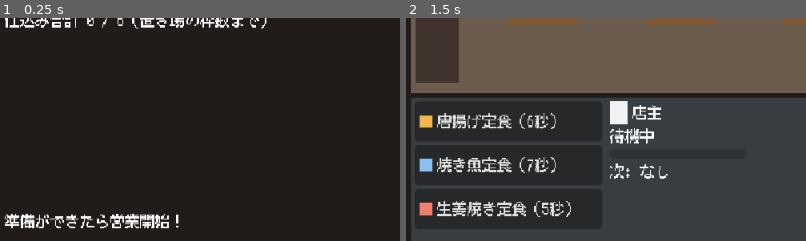
Above: before the commit, frames 1-2 (left to right).
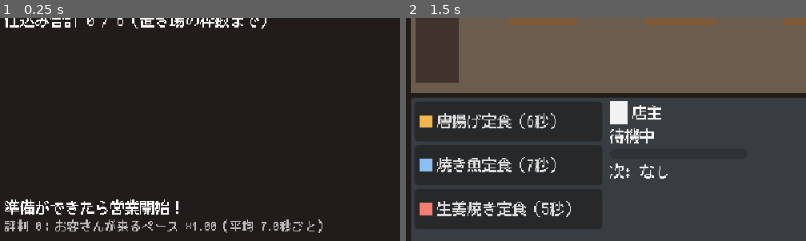
Above: after the commit, the same moments.

Repository: ramen07310182/Kitchen-Battlefield
Game: Godot game, scene res://scenes/main/main.tscn
Same seed, same stepped clock (60 frames per second), same inputs: the game is played once before the commit and once after it.
Inputs (mouse positions are % of the whole screen's width and height, from its top left):
- Up to frame 1 (0.25 s): no input
- Up to frame 2 (1.5 s): click "営業開始" at 0.5 s; click (17, 36) at 1.27 s
The pictures show only the part of the screen within x 0-50%, y 48-98%; the shares and areas given below are measured in that part.

The runs differ from the first frame. In frame 1, 4.3% of the frame differs, in the area x 1-81%, y 81-97%; in frame 2, nothing differs.

Commit message:
評判が高いほど来店間隔を短くする
- game_config.tres に interval_reduction_per_reputation（評判1あたり0.4%短縮）と
  min_interval_scale（下限0.5倍）を追加
- 来店間隔の倍率は営業開始時の評判で決め、その日の間は変えない
- 営業準備画面に「お客さんが来るペース」を表示

Co-Authored-By: Claude Opus 5.5 <noreply@anthropic.com>

Diff:
--- a/data/game_config.tres
+++ b/data/game_config.tres
@@ -22,6 +22,8 @@
 favorite_weight = 3.0
 shelf_capacity = 6
 end_delay = 1.5
+interval_reduction_per_reputation = 0.004
+min_interval_scale = 0.5
 other_expense = 2000
 great_ratio = 0.35
 good_ratio = 0.7
--- a/scenes/business/business.gd
+++ b/scenes/business/business.gd
@@ -43,7 +43,7 @@
 	_spawner.spawn_requested.connect(_on_spawn_requested)
 
 	_on_shelf_changed()
-	_spawner.start(_config, menu)
+	_spawner.start(_config, menu, GameState.reputation)
 
 
 func _process(delta: float) -> void:
--- a/scenes/business/customer_spawner.gd
+++ b/scenes/business/customer_spawner.gd
@@ -10,11 +10,14 @@
 var _config: GameConfig
 var _menu: Array[DishData] = []
 var _timer: float = 0.0
+## 来店間隔の倍率（評判が高いほど小さい）。営業開始時の評判で決め、その日の間は変えない
+var _interval_scale: float = 1.0
 
 
-func start(config: GameConfig, menu: Array[DishData]) -> void:
+func start(config: GameConfig, menu: Array[DishData], reputation: int) -> void:
 	_config = config
 	_menu = menu
+	_interval_scale = config.get_spawn_interval_scale(reputation)
 	_timer = config.first_spawn_delay
 	active = true
 
@@ -29,7 +32,7 @@
 	_timer -= delta
 	if _timer > 0.0:
 		return
-	_timer = randf_range(_config.spawn_interval_min, _config.spawn_interval_max)
+	_timer = randf_range(_config.spawn_interval_min, _config.spawn_interval_max) * _interval_scale
 	var customer_type: CustomerTypeData = _pick_customer_type()
 	if customer_type == null:
 		return
--- a/scenes/prep/prep_screen.gd
+++ b/scenes/prep/prep_screen.gd
@@ -15,6 +15,7 @@
 @onready var _ingredient_list: VBoxContainer = %IngredientList
 @onready var _prep_total_label: Label = %PrepTotalLabel
 @onready var _message_label: Label = %MessageLabel
+@onready var _pace_label: Label = %PaceLabel
 @onready var _start_button: Button = %StartButton
 
 
@@ -53,6 +54,12 @@
 	var has_menu: bool = not GameState.today_menu.is_empty()
 	_start_button.disabled = not has_menu
 	_message_label.text = UIText.PREP_HINT if has_menu else UIText.PREP_NEED_MENU
+	var cfg: GameConfig = Database.config
+	_pace_label.text = UIText.PREP_PACE % [
+		GameState.reputation,
+		1.0 / cfg.get_spawn_interval_scale(GameState.reputation),
+		cfg.get_average_spawn_interval(GameState.reputation),
+	]
 
 
 func _on_buy_requested(ingredient_id: String, count: int) -> void:
--- a/scenes/prep/prep_screen.tscn
+++ b/scenes/prep/prep_screen.tscn
@@ -85,11 +85,22 @@
 layout_mode = 2
 theme_override_constants/separation = 8
 
-[node name="MessageLabel" type="Label" parent="SafeArea/VBox/Footer"]
+[node name="FooterTexts" type="VBoxContainer" parent="SafeArea/VBox/Footer"]
+layout_mode = 2
+size_flags_horizontal = 3
+theme_override_constants/separation = 2
+
+[node name="MessageLabel" type="Label" parent="SafeArea/VBox/Footer/FooterTexts"]
 unique_name_in_owner = true
 layout_mode = 2
-size_flags_horizontal = 3
 text = "準備ができたら営業開始！"
+
+[node name="PaceLabel" type="Label" parent="SafeArea/VBox/Footer/FooterTexts"]
+unique_name_in_owner = true
+layout_mode = 2
+theme_type_variation = &"SmallLabel"
+theme_override_colors/font_color = Color(0.75, 0.75, 0.75, 1)
+text = "来店ペース"
 
 [node name="StartButton" type="Button" parent="SafeArea/VBox/Footer"]
 unique_name_in_owner = true
--- a/scripts/data/game_config.gd
+++ b/scripts/data/game_config.gd
@@ -28,6 +28,12 @@
 ## 営業終了後の画面に切り替わるまで（秒）
 @export var end_delay: float = 1.5
 
+@export_group("評判と来店")
+## 評判1ポイントごとに、来店間隔をどれだけ縮めるか（0.004 = 0.4%）
+@export var interval_reduction_per_reputation: float = 0.004
+## 来店間隔の倍率の下限（0.5 = どれだけ評判が高くても間隔は半分まで）
+@export var min_interval_scale: float = 0.5
+
 @export_group("経費")
 ## その他経費（1日あたり固定）
 @export var other_expense: int = 2000
@@ -52,3 +58,13 @@
 ## 仕入れボタン1回で買う個数（小・大）
 @export var buy_step_small: int = 1
 @export var buy_step_large: int = 5
+
+
+## 評判に応じた来店間隔の倍率（1.0 = 基本のまま、小さいほどよく来る）
+func get_spawn_interval_scale(reputation: int) -> float:
+	return clampf(1.0 - float(reputation) * interval_reduction_per_reputation, min_interval_scale, 1.0)
+
+
+## 評判に応じた平均の来店間隔（秒）
+func get_average_spawn_interval(reputation: int) -> float:
+	return (spawn_interval_min + spawn_interval_max) * 0.5 * get_spawn_interval_scale(reputation)
--- a/scripts/ui_text.gd
+++ b/scripts/ui_text.gd
@@ -24,6 +24,7 @@
 const PREP_START := "営業開始"
 const PREP_NEED_MENU := "メニューを1つ以上「出す」にしてください"
 const PREP_HINT := "準備ができたら営業開始！"
+const PREP_PACE := "評判 %d：お客さんが来るペース ×%.2f（平均 %.1f秒ごと）"
 
 # --- 営業 ---
 const CHEF := "店主"
--- a/tests/smoke_test.gd
+++ b/tests/smoke_test.gd
@@ -54,7 +54,9 @@
 		GameState.buy_ingredient(ing.id, 5)
 	for dish: DishData in Database.dishes:
 		GameState.change_prep(dish.id, 1)
-	print("[smoke] prep: money=%d prep_total=%d" % [GameState.money, GameState.get_total_prep()])
+	print("[smoke] prep: money=%d prep_total=%d rep=%d interval_scale=%.3f" % [
+		GameState.money, GameState.get_total_prep(), GameState.reputation,
+		Database.config.get_spawn_interval_scale(GameState.reputation)])
 	(screen.get("_start_button") as Button).pressed.emit()
 
 
